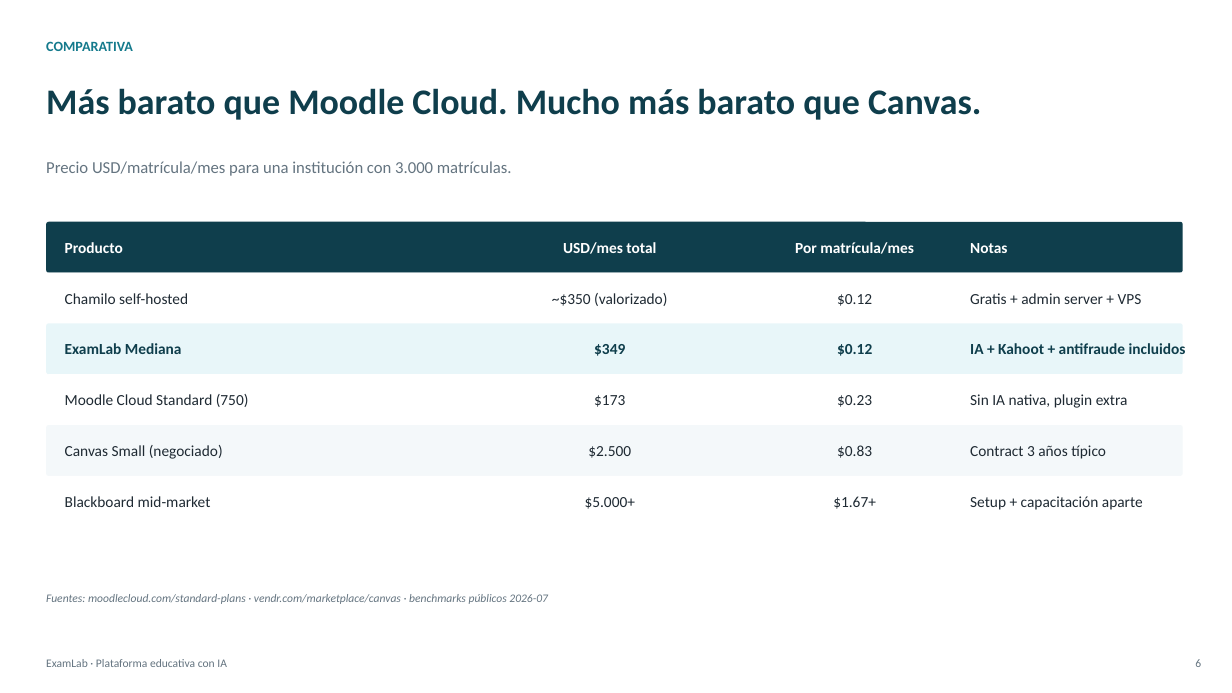
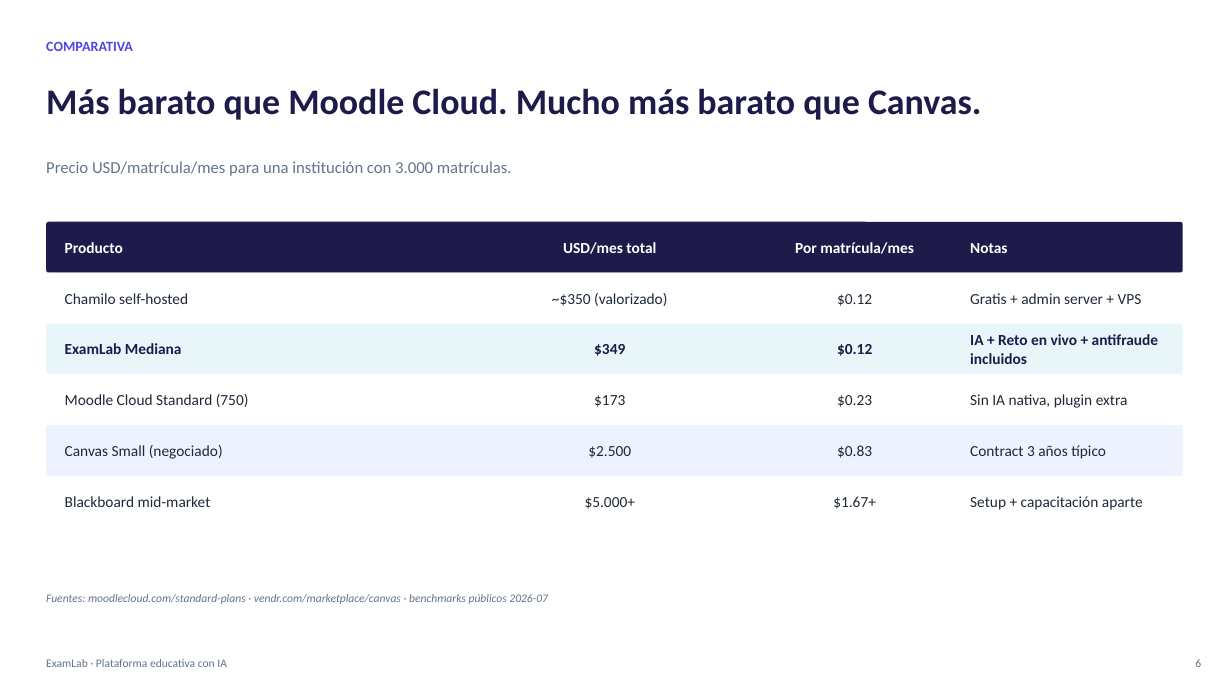
Before and after one commit to AndresDFX/examlab, a slide deck: slide 9 of docs/demos/presentacion/ExamLab-Presentacion-Comercial-v3.pptx. Drawn at 1232x693 pixels with LibreOffice and Linux fonts; fonts in the diff are those of the drawing. Boxes give left, top, right and bottom in pixels: in the first picture for what was removed or moved away, otherwise in the second. Text is boxed around its words. In the diff, an @@ line names an element or a change of style, - is before the commit and + after.

```diff
--- a/docs/demos/presentacion/ExamLab-Presentacion-Comercial-v3.pptx
+++ b/docs/demos/presentacion/ExamLab-Presentacion-Comercial-v3.pptx
@@ text "COMPARATIVA" at <box>46,41,133,51</box>: text colour #147A8C to #4F46E5 @@
@@ rounded rectangle at <box>46,222,1183,273</box>: fill #0F3E4C to #1E1B4B @@
@@ text colour #1F2A33 to #1F2937 in 4 elements at <box>65,293,188,304</box>, <box>552,293,667,306</box>, <box>837,294,872,306</box>, <box>970,293,1142,304</box> @@
@@ text colour #0F3E4C to #1E1B4B in 4 elements at <box>46,88,982,120</box>, <box>65,343,182,354</box>, <box>594,344,625,356</box>, <box>837,344,872,356</box> @@
@@ text at <box>970,334,1159,364</box>: text changed; text colour #0F3E4C to #1E1B4B @@
-IA + Kahoot + antifraude incluidos
+IA + Reto en vivo + antifraude incluidos
```
Also in this commit, not shown: 10 other slides changed, 17 other files.
